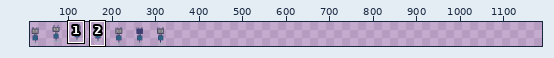
Two versions of one sprite sheet, Assets/player.png. Above, an overview of the earlier version with the close-up marked.
Close-up. Before the edit:
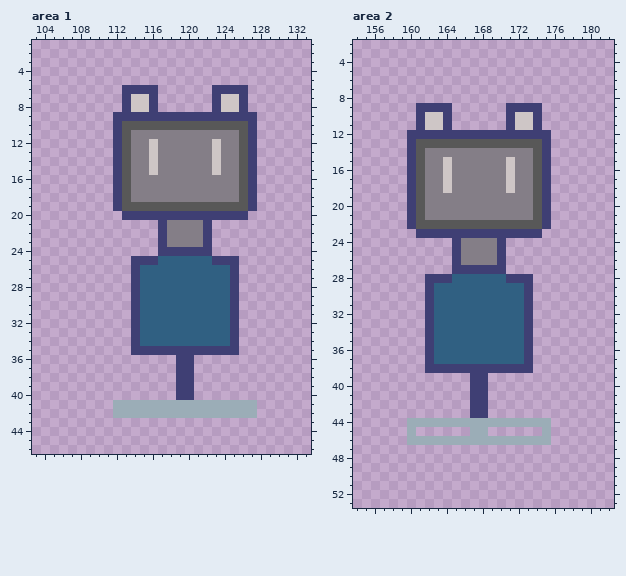
The file is 336x64 pixels. Shown: area 1: x 103..133, y 1..46; area 2: x 154..182, y 2..53. The old version is drawn lined up with the new one, on the new canvas. The wide view leaves out empty margins. The commit also changed other parts of the picture, which this record leaves out.
And afterwards:
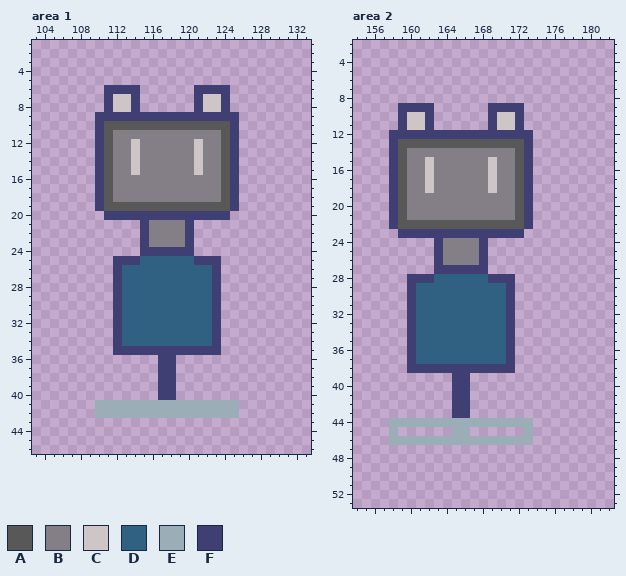
Palette (. is transparent): A #585858  B #847e87  C #cec6c6  D #306082  E #9badb7  F #3f3f74
Edits made:
canvas 336x64 -> 1200x64
Changed rows in their new state; - is an unchanged pixel.
Area 1:
first column x 110:
 6 -FF--..----FF--..-
 7 -FCCF..----FCCF..-
 8 -FCCF..----FCCF..-
 9 FF--------------..
10 FAA------------F..
11 FABB----------AF..
12 FABBC-B----C-BAF..
13 FABBC-B----C-BAF..
14 FABBC-B----C-BAF..
15 FABBC-B----C-BAF..
16 FABB----------AF..
17 FABB----------AF..
18 FABB----------AF..
19 FAA------------F..
20 -FF------------..-
21 -----FBB--F..-----
22 -----FBB--F..-----
23 -----FBB--F..-----
24 -----FF----..-----
25 --FF-DD----FF-..--
26 --FDD--------F..--
27 --FDD--------F..--
28 --FDD--------F..--
29 --FDD--------F..--
30 --FDD--------F..--
31 --FDD--------F..--
32 --FDD--------F..--
33 --FDD--------F..--
34 --FDD--------F..--
35 --FF----------..--
36 -------FF..-------
37 -------FF..-------
38 -------FF..-------
39 -------FF..-------
40 -------FF..-------
41 EE--------------..
42 EE--------------..
Area 2:
first column x 158:
 9 -FF--..----FF--..-
10 -FCCF..----FCCF..-
11 -FCCF..----FCCF..-
12 FF--------------..
13 FAA------------F..
14 FABB----------AF..
15 FABBC-B----C-BAF..
16 FABBC-B----C-BAF..
17 FABBC-B----C-BAF..
18 FABBC-B----C-BAF..
19 FABB----------AF..
20 FABB----------AF..
21 FABB----------AF..
22 FAA------------F..
23 -FF------------..-
24 -----FBB--F..-----
25 -----FBB--F..-----
26 -----FBB--F..-----
27 -----FF----..-----
28 --FF-DD----FF-..--
29 --FDD--------F..--
30 --FDD--------F..--
31 --FDD--------F..--
32 --FDD--------F..--
33 --FDD--------F..--
34 --FDD--------F..--
35 --FDD--------F..--
36 --FDD--------F..--
37 --FDD--------F..--
38 --FF----------..--
39 -------FF..-------
40 -------FF..-------
41 -------FF..-------
42 -------FF..-------
43 -------FF..-------
44 EE--------------..
45 E-.----EE..----E-.
46 EE--------------..
Changed places in both close-ups, as pixel boxes (x1, y1, x2, y2):
changed: (95, 85, 257, 400)
added: (95, 400, 113, 418)
erased: (239, 400, 257, 418)
changed: (389, 103, 551, 445)
